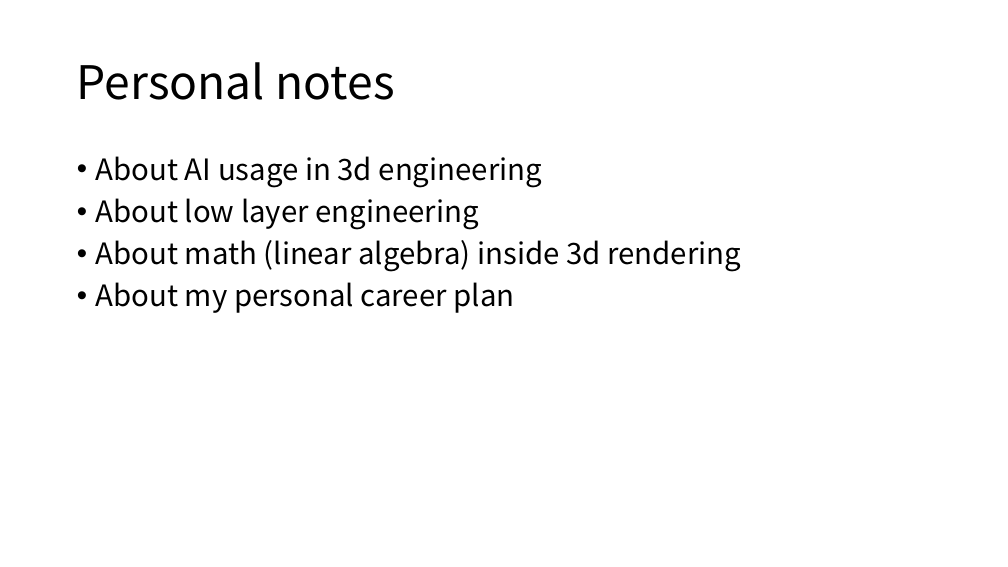
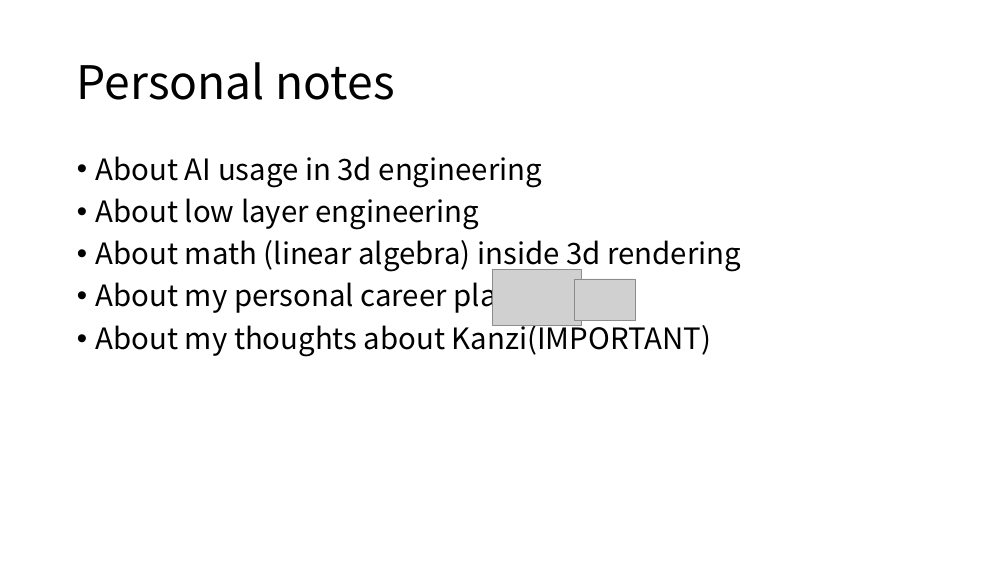
Before and after one commit to boycececil666gmailcom/webgpu-renderer, a slide deck: slide 15 of WebGPU Renderer.pptx (slide 13 before the commit). Drawn at 1008x567 pixels with LibreOffice and Linux fonts; fonts in the diff are those of the drawing; grey boxes stand for pictures. Boxes give left, top, right and bottom in pixels: in the first picture for what was removed or moved away, otherwise in the second. Text is boxed around its words. In the diff, an @@ line names an element or a change of style, - is before the commit and + after.

```diff
--- a/WebGPU Renderer.pptx
+++ b/WebGPU Renderer.pptx
@@ picture added at [492,270,581,325] @@
@@ picture added at [575,279,635,321] @@
@@ text at [96,319,711,357]: paragraph added @@
+• About my thoughts about Kanzi(IMPORTANT)
```
Also in this commit, not shown: 1 other slide changed, 2 slides added, 35 other files.
